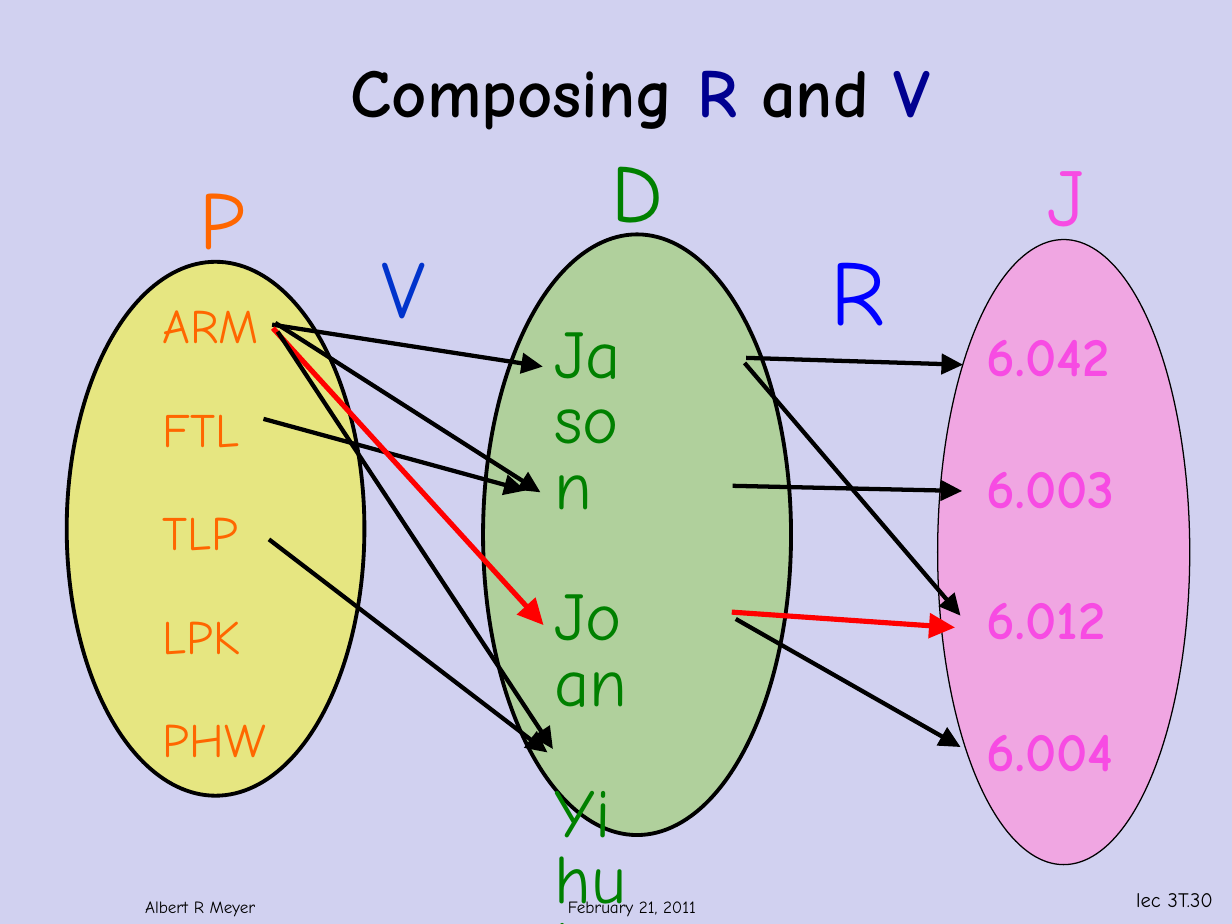
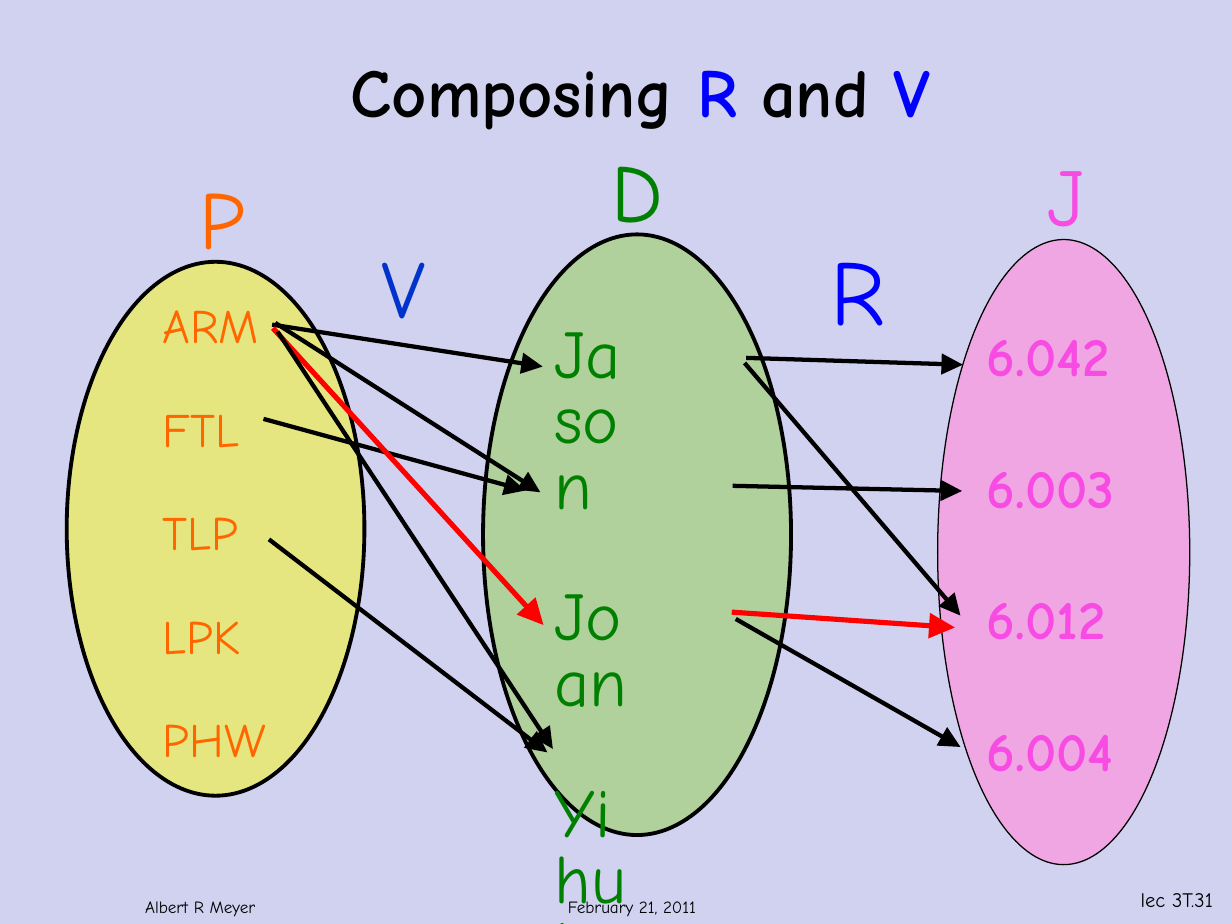
Before and after one commit to armeyer/mcs_web, a slide deck: slide 31 of spring12/slidesS12/relations.pptx (slide 30 before the commit). Drawn at 1232x924 pixels with LibreOffice and Linux fonts; fonts in the diff are those of the drawing; background and template pictures are left out. Boxes give left, top, right and bottom in pixels: in the first picture for what was removed or moved away, otherwise in the second. Text is boxed around its words. In the diff, an @@ line names an element or a change of style, - is before the commit and + after.

```diff
--- a/spring12/slidesS12/relations.pptx
+++ b/spring12/slidesS12/relations.pptx
@@ title "Composing R and V" at (x1=351, y1=70, x2=930, y2=130): text colour #000090 to #0000FF in "R V" @@
@@ page number at (x1=1141, y1=893, x2=1213, y2=907): text changed @@
-lec 3T.30
+lec 3T.31
```
Also in this commit, not shown: 17 other slides changed, 2 slides added, 1 slide removed.
